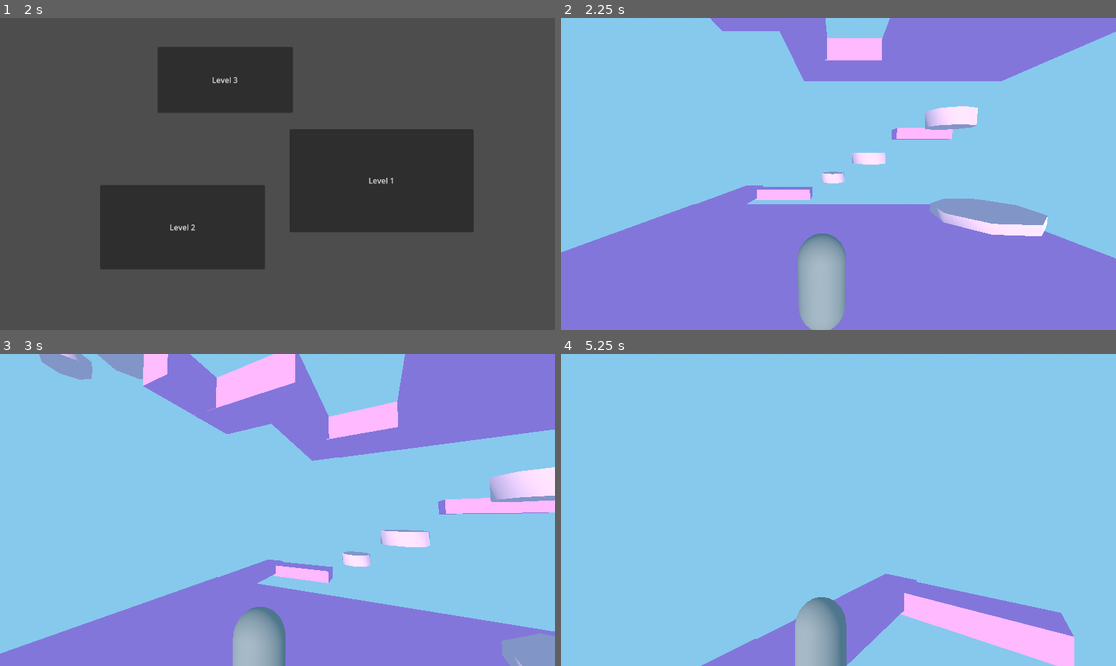
Above: before the commit, frames 1-4 (two rows, left to right).
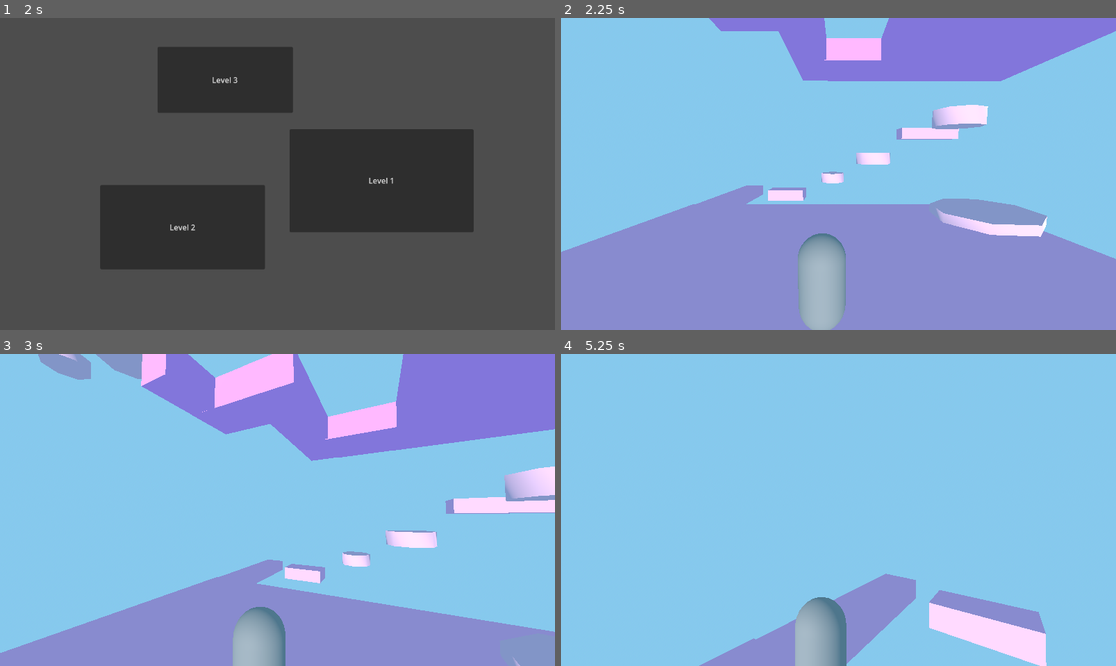
Above: after the commit, the same moments.

Repository: dbpkc15/CapstoneProject
Game: Godot game, scene res://main_menu.tscn
The game is run twice, just before and just after one commit, with the same random seed, the same clock (stepped at 60 frames per second) and the same inputs.
Inputs (mouse positions are in pixels of both pictures, inside the frame that each line leads up to):
- Up to frame 1 (2 s): click "Start Game" at 0.5 s; click "Start Game" at 1.25 s
- Up to frame 2 (2.25 s): click "Level 1" at 2 s
- Up to frame 3 (3 s): tap Enter (ui_accept) at 2.75 s; move the mouse to (305, 510) at 2.77 s; hold Up (ui_up) from 2.78 s (still down)
- Up to frame 4 (5.25 s): keep holding Up (ui_up); tap Enter (ui_accept) at 3.02, 3.77 s; move the mouse to (810, 510) at 3.52 s; move the mouse to (849, 503) at 4.27 s; move the mouse to (832, 516) at 5.02 s

Frame 1 is identical in both runs. In frame 2, 1.5% of the frame differs, in the area x 0-100%, y 0-78%; in frame 3, 2.8%; in frame 4, 3.9%, in the area x 24-93%, y 70-100%.

Commit message:
changed colors

Diff:
--- a/capstone-project/main.tscn
+++ b/capstone-project/main.tscn
@@ -16,7 +16,7 @@
 sky = SubResource("Sky_h2yge")
 
 [sub_resource type="StandardMaterial3D" id="StandardMaterial3D_ig7tw"]
-albedo_color = Color(0.9600392, 0.5780382, 0.9184145, 1)
+albedo_color = Color(1, 0.6862745, 0.8666667, 1)
 
 [sub_resource type="StandardMaterial3D" id="StandardMaterial3D_0xm2m"]
 albedo_color = Color(0.95838326, 0.7325604, 0.8320557, 1)
@@ -28,16 +28,16 @@
 albedo_color = Color(0.95686275, 0.73333335, 0.83137256, 1)
 
 [sub_resource type="StandardMaterial3D" id="StandardMaterial3D_lquwl"]
-albedo_color = Color(0.9607843, 0.5764706, 0.91764706, 1)
+albedo_color = Color(1, 0.6862745, 0.8666667, 1)
 
 [sub_resource type="StandardMaterial3D" id="StandardMaterial3D_7mycd"]
-albedo_color = Color(0.9607843, 0.5764706, 0.91764706, 1)
+albedo_color = Color(1, 0.6862745, 0.8666667, 1)
 
 [sub_resource type="StandardMaterial3D" id="StandardMaterial3D_272bh"]
 albedo_color = Color(0.95686275, 0.73333335, 0.83137256, 1)
 
 [sub_resource type="StandardMaterial3D" id="StandardMaterial3D_5vw27"]
-albedo_color = Color(0.9607843, 0.5764706, 0.91764706, 1)
+albedo_color = Color(1, 0.6862745, 0.8666667, 1)
 
 [sub_resource type="StandardMaterial3D" id="StandardMaterial3D_kek77"]
 albedo_color = Color(0.95686275, 0.73333335, 0.83137256, 1)
@@ -134,7 +134,7 @@
 transform = Transform3D(1, 0, 0, 0, 1, 0, 0, 0, 1, 0, -0.4823208, 0)
 
 [node name="CSGBox3D" type="CSGBox3D" parent="DirectionalLight3D" unique_id=1892450927]
-transform = Transform3D(1, 0, 0, 0, 1, 0, 0, 0, 1, 0.052111387, -1.9073486e-06, -0.05046463)
+transform = Transform3D(1, 0, 0, 0, 1, 0, 0, 0, 1, 0.010218382, -3.8146973e-06, -0.03346634)
 use_collision = true
 size = Vector3(20, 1, 20)
 material = SubResource("StandardMaterial3D_ig7tw")
@@ -158,13 +158,13 @@
 material = SubResource("StandardMaterial3D_1bvp3")
 
 [node name="CSGBox3D" type="CSGBox3D" parent="DirectionalLight3D/CSGBox3D" unique_id=375386484]
-transform = Transform3D(1, 0, 0, 0, 1, 0, 0, 0, 1, -9.090302, -0.059558153, -14.100671)
-size = Vector3(1.8925781, 1, 8.720764)
+transform = Transform3D(1, 0, 0, 0, 1, 0, 0, 0, 1, -9.070527, -0.059558153, -14.100671)
+size = Vector3(1.8530273, 1, 8.720764)
 material = SubResource("StandardMaterial3D_lquwl")
 
 [node name="CSGBox3D2" type="CSGBox3D" parent="DirectionalLight3D/CSGBox3D" unique_id=990138896]
-transform = Transform3D(1, 0, 0, 0, 1, 0, 0, 0, 1, -5.4997854, -0.249825, -17.606104)
-size = Vector3(5.6916504, 1.0899658, 1.9790039)
+transform = Transform3D(1, 0, 0, 0, 1, 0, 0, 0, 1, -5.067916, -0.249825, -17.211731)
+size = Vector3(3.5826416, 1.0899658, 1.8616943)
 material = SubResource("StandardMaterial3D_7mycd")
 
 [node name="CSGCylinder3D" type="CSGCylinder3D" parent="DirectionalLight3D/CSGBox3D/CSGBox3D2" unique_id=622446197]
